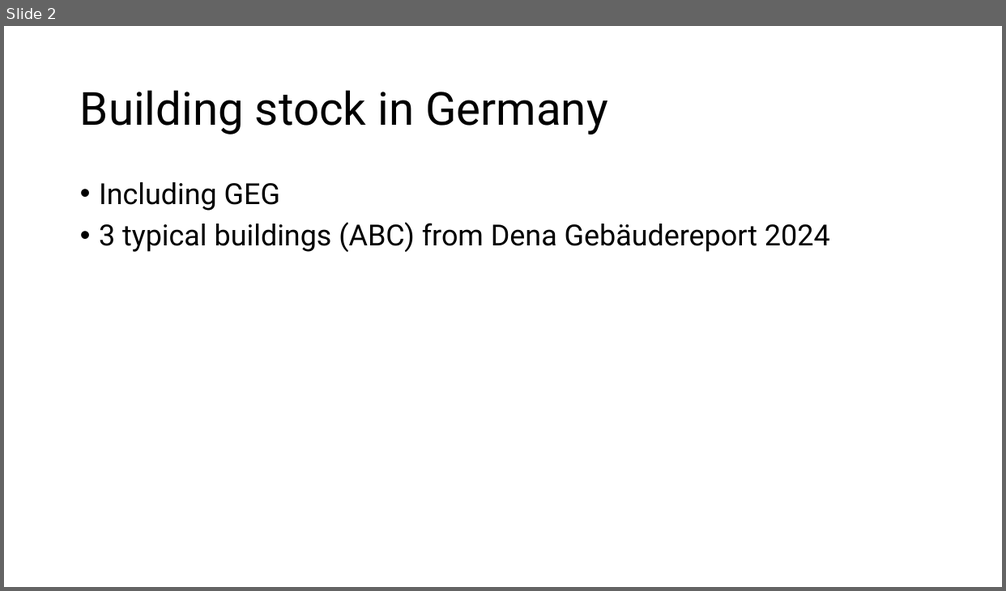
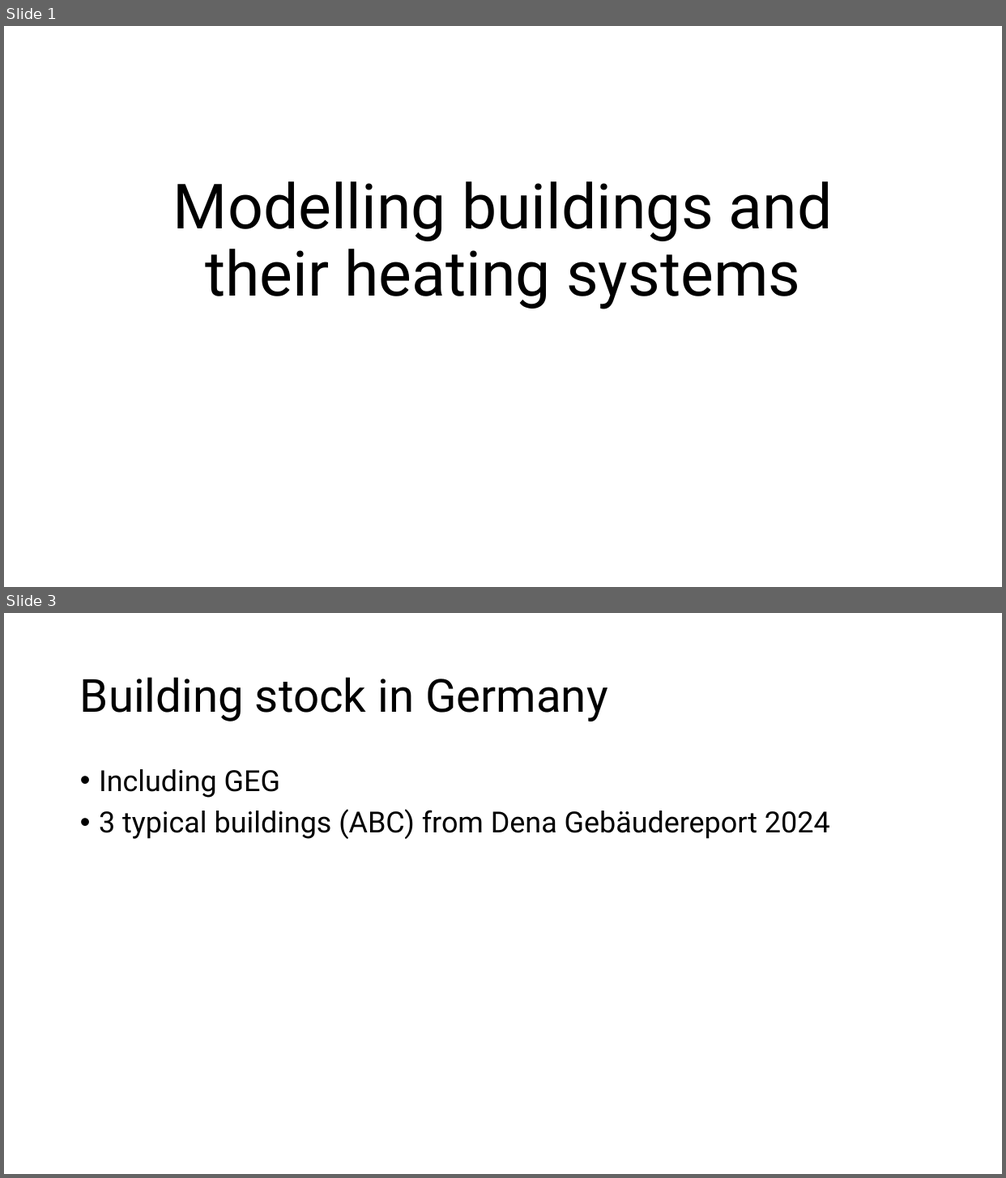
Before and after one commit to eyjomoin/Modeling-buildings-and-their-heating-systems, a slide deck: presentation/heat.pptx. Shown one above the other, each under a label of ours: slide 2 before the commit, slides 1 and 3 after it; the slides between them are not shown. The pictures are 1006x591 and 1006x1178 pixels, drawn with LibreOffice and Linux fonts; fonts in the diff are those of the drawing. Boxes give left, top, right and bottom in pixels: in the first picture for what was removed or moved away, otherwise in the second. Text is boxed around its words. In the diff, an @@ line names an element or a change of style, - is before the commit and + after.

```diff
--- a/presentation/heat.pptx
+++ b/presentation/heat.pptx
@@ slide 1 added at [4,26,1002,587], background #FFFFFF @@
@@ title added at [173,182,833,310], 60 pt, text #000000 @@
+Modelling buildings and their heating systems
@@ what was slide 2 is now slide 3 @@
```
Also in this commit, not shown: 11 other slides added, 1 slide removed, 1 other file.
